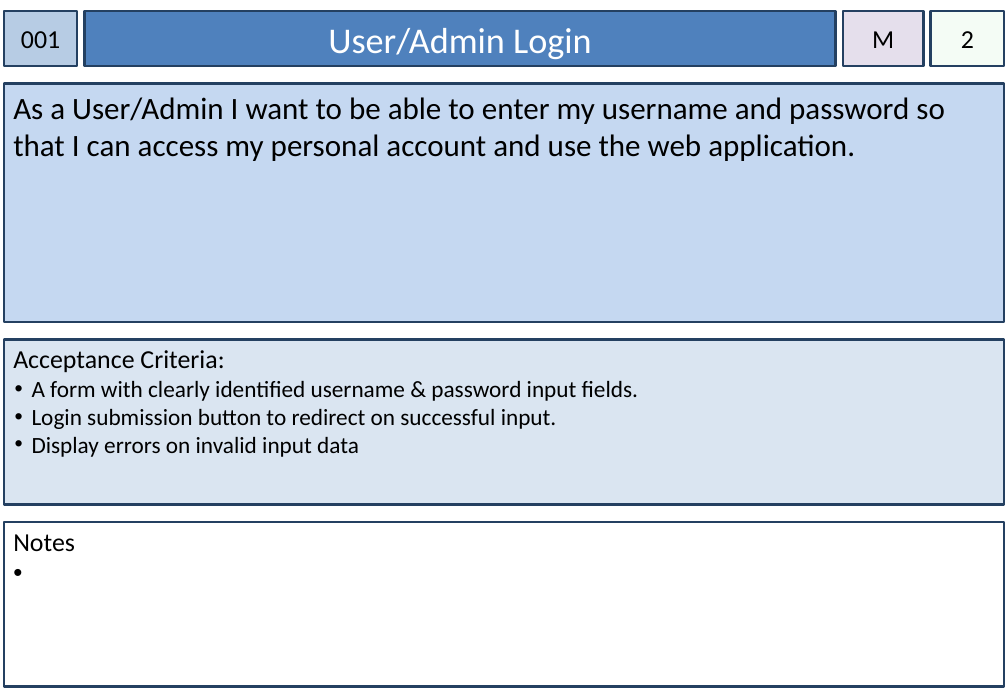
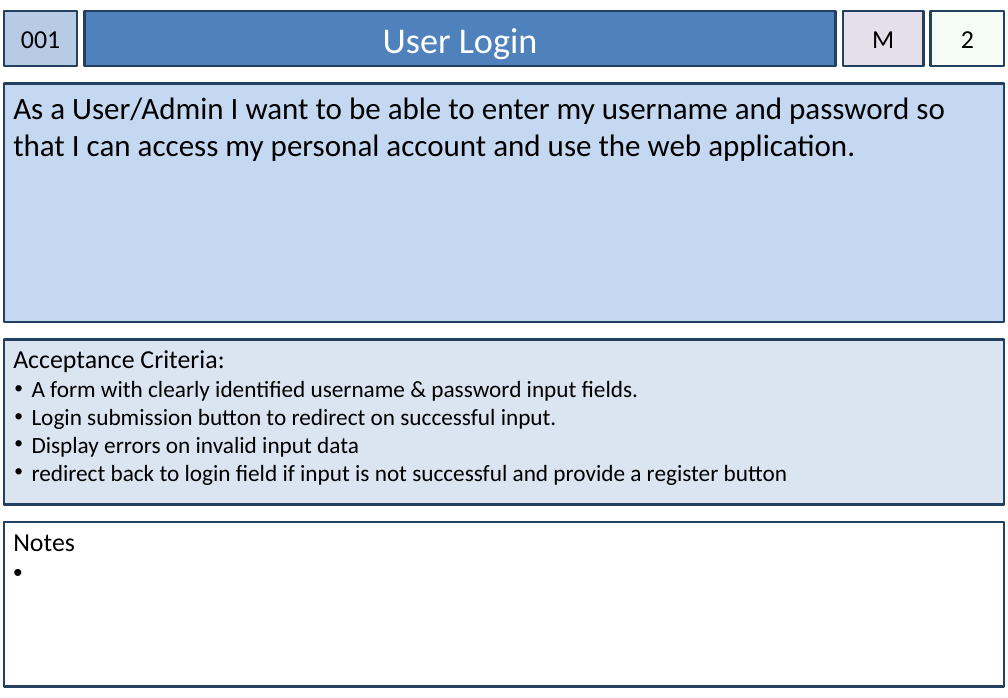
Before and after one commit to rickmccasker/IFB299, a slide deck: slide 3 of Documents/Story Cards.pptx. Drawn at 1008x698 pixels with LibreOffice and Linux fonts; fonts in the diff are those of the drawing. Boxes give left, top, right and bottom in pixels: in the first picture for what was removed or moved away, otherwise in the second. Text is boxed around its words. In the diff, an @@ line names an element or a change of style, - is before the commit and + after.

```diff
--- a/Documents/Story Cards.pptx
+++ b/Documents/Story Cards.pptx
@@ text in rectangle at box(383, 28, 538, 59): text changed @@
-User/Admin Login
+User Login
@@ text in rectangle at box(32, 465, 787, 485): paragraph added @@
+• redirect back to login field if input is not successful and provide a register button
```
Also in this commit, not shown: 15 other slides changed, 1 slide added, 22 other files.
